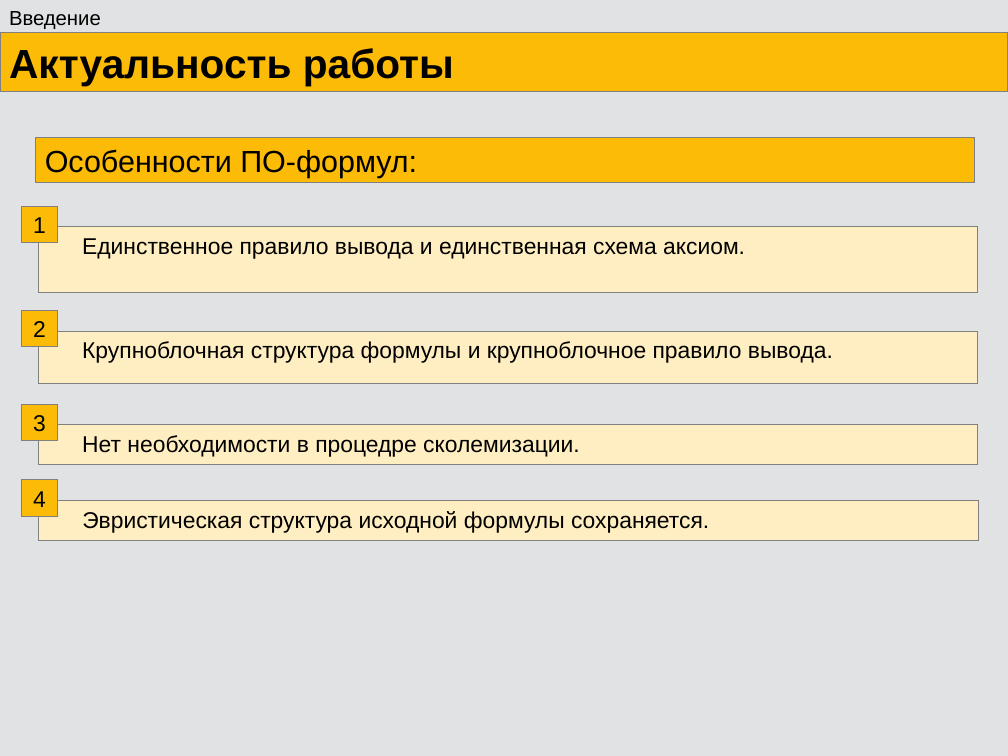
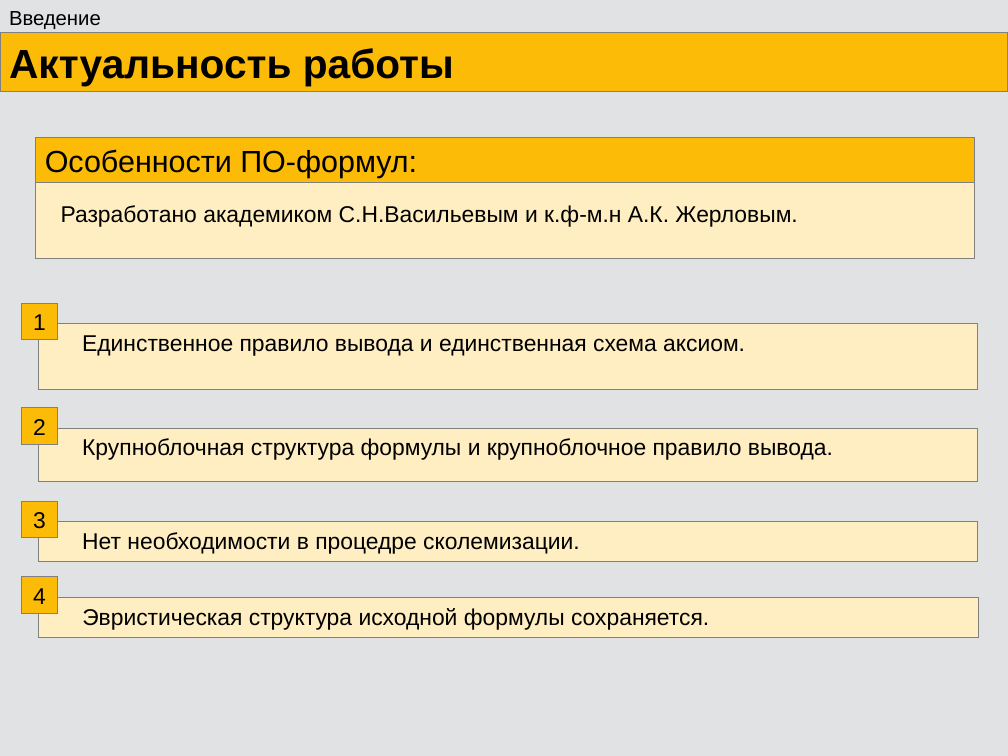
Before and after one commit to eugeneai/prisnif, a slide deck: slide 3 of brick/pres/pacman.odp. Drawn at 1008x756 pixels with LibreOffice and Linux fonts; fonts in the diff are those of the drawing. Boxes give left, top, right and bottom in pixels: in the first picture for what was removed or moved away, otherwise in the second. Text is boxed around its words. In the diff, an @@ line names an element or a change of style, - is before the commit and + after.

```diff
--- a/brick/pres/pacman.odp
+++ b/brick/pres/pacman.odp
@@ rectangle resized from (x1=38, y1=227, x2=978, y2=293) to (x1=36, y1=183, x2=975, y2=259) @@
@@ text added at (x1=61, y1=205, x2=797, y2=227), 18 pt, text #000000 @@
+Разработано академиком С.Н.Васильевым и к.ф-м.н А.К. Жерловым.
@@ rectangle "1" moved from (x1=21, y1=206, x2=58, y2=242) to (x1=21, y1=304, x2=58, y2=340) @@
@@ rectangle resized from (x1=38, y1=331, x2=978, y2=384) to (x1=38, y1=324, x2=978, y2=390) @@
@@ 4 texts, 3 rectangles moved together from (x1=21, y1=238, x2=833, y2=533) to (x1=21, y1=335, x2=833, y2=630) @@
@@ rectangle resized from (x1=38, y1=425, x2=978, y2=466) to (x1=38, y1=429, x2=978, y2=482) @@
@@ rectangle moved from (x1=38, y1=500, x2=978, y2=541) to (x1=38, y1=522, x2=978, y2=563) @@
@@ rectangle added at (x1=38, y1=598, x2=978, y2=638), fill #FFEEC1, outline #808080 0 pt @@
```
Also in this commit, not shown: 6 other slides changed.
